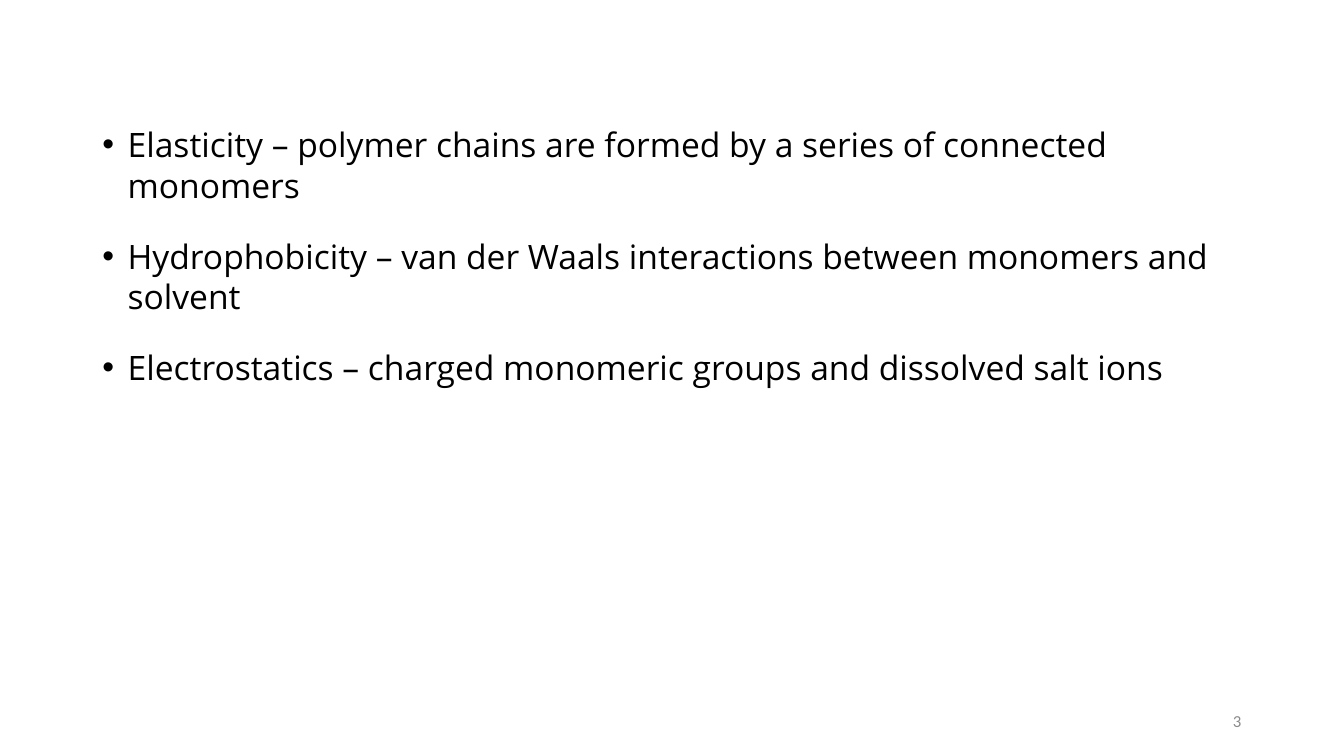
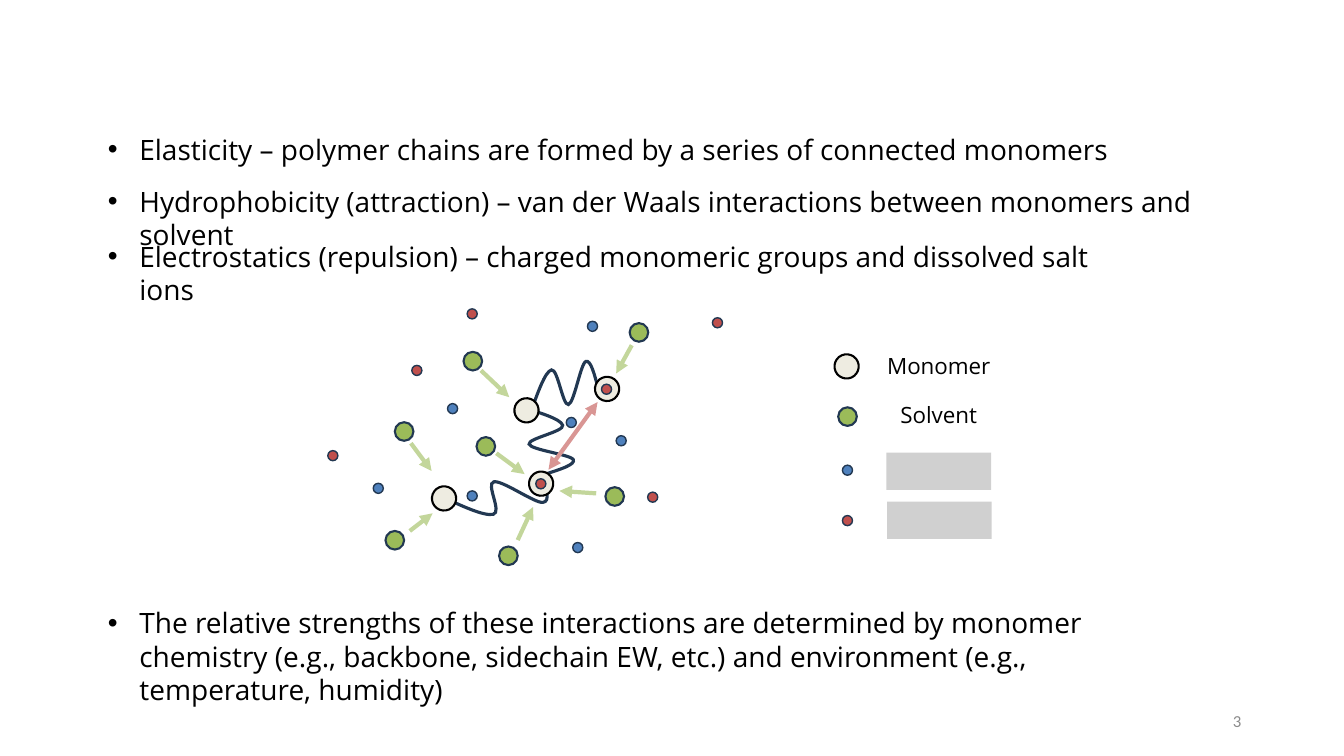
Before and after one commit to tyokokur/presentations, a slide deck: slide 3 of 20240722 NAF Intro.pptx. Drawn at 1344x756 pixels with LibreOffice and Linux fonts; fonts in the diff are those of the drawing; grey boxes stand for pictures; background and template pictures are left out. Boxes give left, top, right and bottom in pixels: in the first picture for what was removed or moved away, otherwise in the second. Text is boxed around its words. In the diff, an @@ line names an element or a change of style, - is before the commit and + after.

```diff
--- a/20240722 NAF Intro.pptx
+++ b/20240722 NAF Intro.pptx
@@ text removed at box(128, 131, 1208, 388) @@
-• Elasticity – polymer chains are formed by a series of connected monomers
-• Hydrophobicity – van der Waals interactions between monomers and solvent
-• Electrostatics – charged monomeric groups and dissolved salt ions
@@ text added at box(139, 138, 1108, 167), 20 pt, text #000000 @@
+• Elasticity – polymer chains are formed by a series of connected monomers
@@ text added at box(139, 190, 1191, 219), 20 pt, text #000000 @@
+• Hydrophobicity (attraction) – van der Waals interactions between monomers and solvent
@@ text added at box(139, 240, 1088, 301), 20 pt, text #000000 @@
+• Electrostatics (repulsion) – charged monomeric groups and dissolved salt ions
@@ group added at box(328, 309, 723, 565): 25 ellipses, 7 arrows, 3 freeform shapes, 1 double arrow @@
@@ group added at box(830, 349, 992, 539): 4 ellipses, 2 texts, 2 pictures @@
+Monomer
+Solvent
@@ text added at box(139, 611, 1081, 674), 20 pt, text #000000 @@
+• The relative strengths of these interactions are determined by monomer chemistry (e.g., backbone, sidechain EW, etc.) and environment (e.g., temperature, humidity)
```
Also in this commit, not shown: 1 other slide changed.
